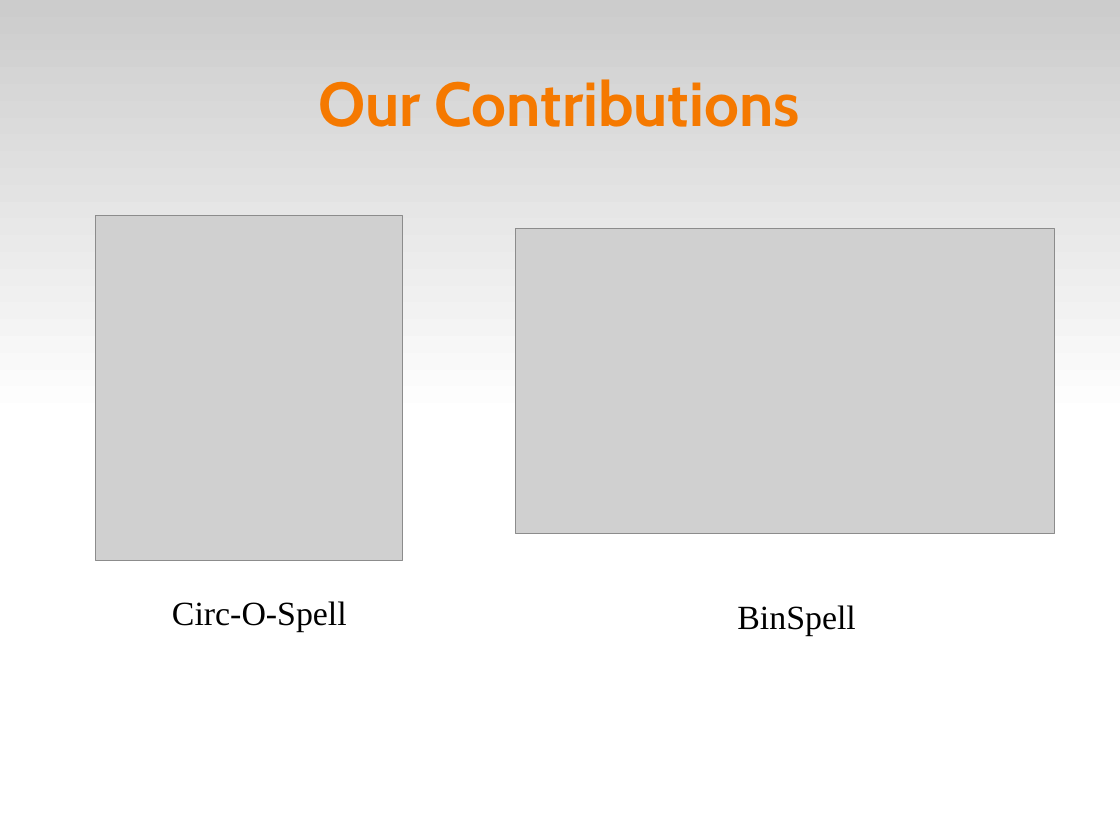
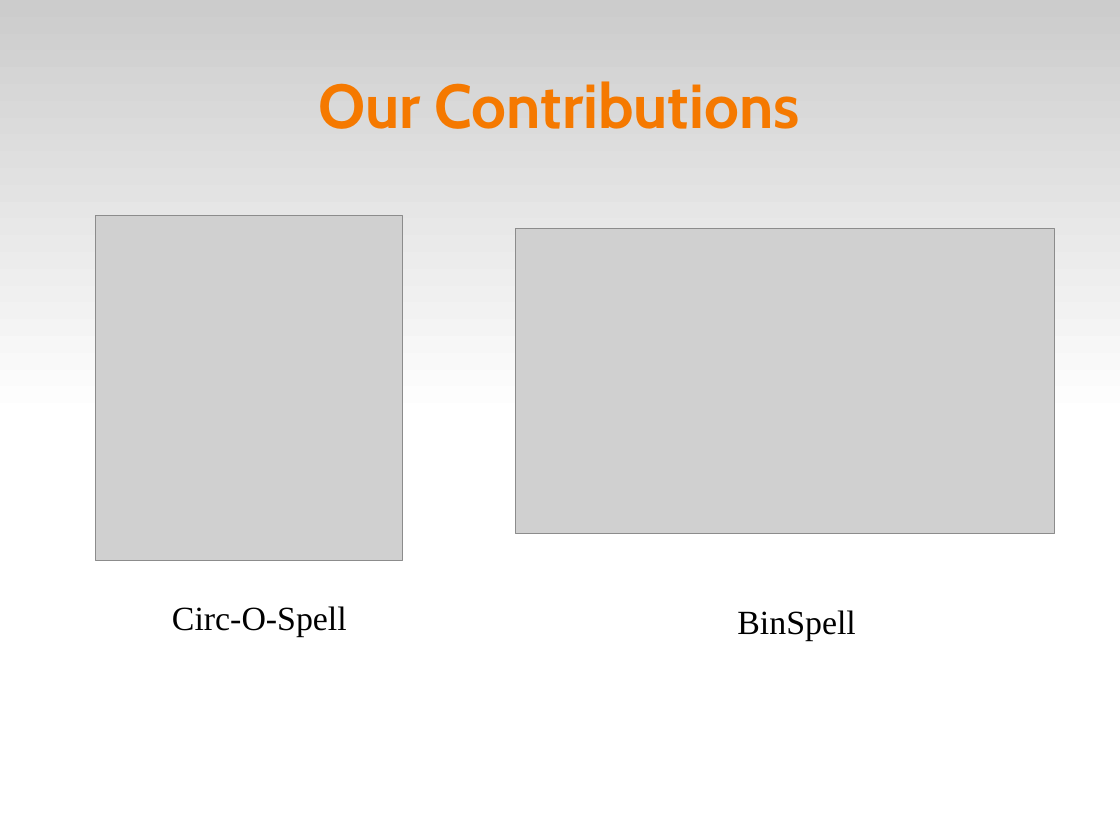
Before and after one commit to abdullah38rcc/BCI-Virtual-Keyboard, a slide deck: slide 4 of master's/docs/virtKey.ppt. Drawn at 1120x840 pixels with LibreOffice and Linux fonts; fonts in the diff are those of the drawing; grey boxes stand for pictures. Boxes give left, top, right and bottom in pixels: in the first picture for what was removed or moved away, otherwise in the second. Text is boxed around its words. In the diff, an @@ line names an element or a change of style, - is before the commit and + after.

```diff
--- a/master's/docs/virtKey.ppt
+++ b/master's/docs/virtKey.ppt
@@ title "Our Contributions" at [318,81,800,129]: line spacing 0.94 to 0.92 @@
@@ text "Circ-O-Spell" at [172,606,347,637]: line spacing 0.86 to 0.8 @@
@@ text "BinSpell" at [737,610,855,641]: line spacing 0.86 to 0.8 @@
```
Also in this commit, not shown: 17 other slides changed, 1 other file.
